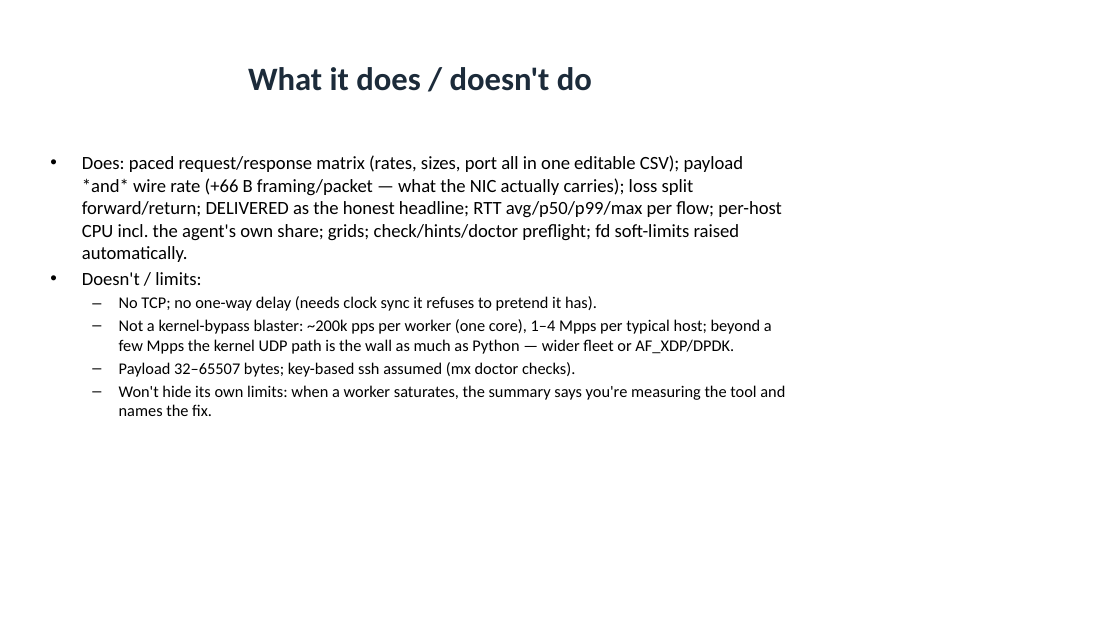
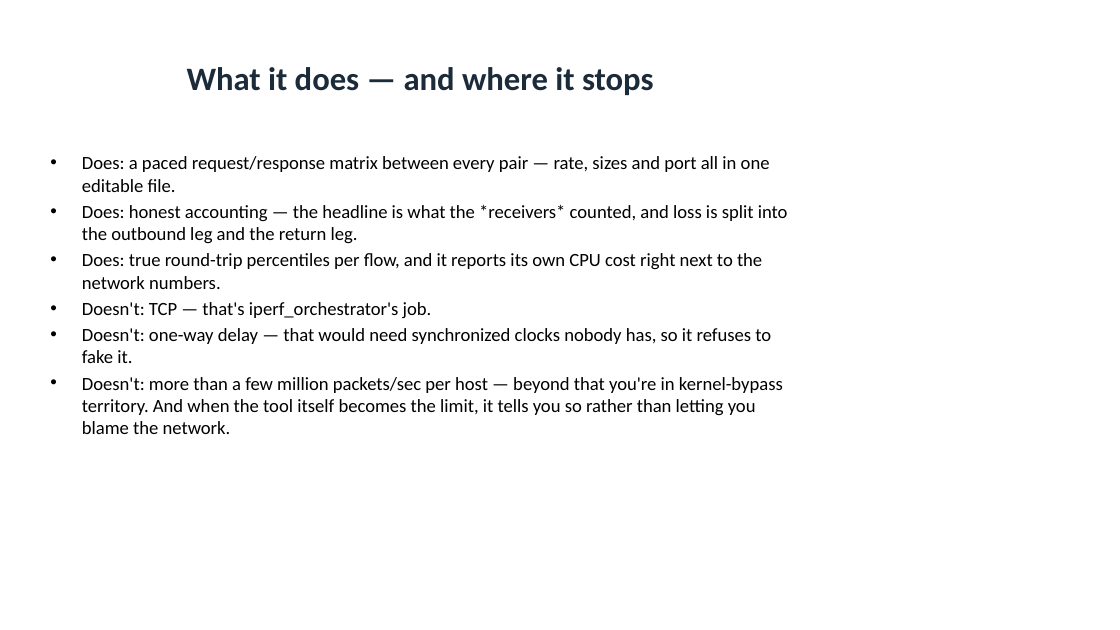
Before and after one commit to MartinGallagher-code/presentations, a slide deck: slide 19 of network-testing/network_testing.pptx (slide 16 before the commit). Drawn at 1120x630 pixels with LibreOffice and Linux fonts; fonts in the diff are those of the drawing. Boxes give left, top, right and bottom in pixels: in the first picture for what was removed or moved away, otherwise in the second. Text is boxed around its words. In the diff, an @@ line names an element or a change of style, - is before the commit and + after.

```diff
--- a/network-testing/network_testing.pptx
+++ b/network-testing/network_testing.pptx
@@ title at box(187, 67, 654, 95): text changed @@
-What it does / doesn't do
+What it does — and where it stops
@@ text at box(82, 156, 788, 434): text changed; size 14 to 16 pt @@
-• Does: paced request/response matrix (rates, sizes, port all in one editable CSV); payload *and* wire rate (+66 B framing/packet — what the NIC actually carries); loss split forward/return; DELIVERED as the honest headline; RTT avg/p50/p99/max per flow; per-host CPU incl. the agent's own share; grids; check/hints/doctor preflight; fd soft-limits raised automatically.
-• Doesn't / limits:
-  – No TCP; no one-way delay (needs clock sync it refuses to pretend it has).
-  – Not a kernel-bypass blaster: ~200k pps per worker (one core), 1–4 Mpps per typical host; beyond a few Mpps the kernel UDP path is the wall as much as Python — wider fleet or AF_XDP/DPDK.
-  – Payload 32–65507 bytes; key-based ssh assumed (mx doctor checks).
-  – Won't hide its own limits: when a worker saturates, the summary says you're measuring the tool and names the fix.
+• Does: a paced request/response matrix between every pair — rate, sizes and port all in one editable file.
+• Does: honest accounting — the headline is what the *receivers* counted, and loss is split into the outbound leg and the return leg.
+• Does: true round-trip percentiles per flow, and it reports its own CPU cost right next to the network numbers.
+• Doesn't: TCP — that's iperf_orchestrator's job.
+• Doesn't: one-way delay — that would need synchronized clocks nobody has, so it refuses to fake it.
+• Doesn't: more than a few million packets/sec per host — beyond that you're in kernel-bypass territory. And when the tool itself becomes the limit, it tells you so rather than letting you blame the network.
```
Also in this commit, not shown: 10 other slides changed, 17 slides added, 13 slides removed, 2 other files.
